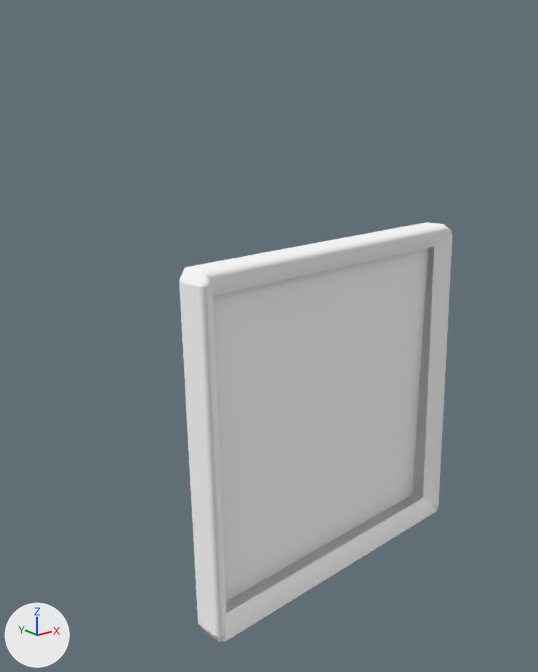
Before and after pictures for a commit that changed the glTF model public/scene.glb.
The view is the same before and after, from a 50 mm lens placed at (-5.23, -17.72, 6.67), pointed at (-0.12, -11.33, 4.11). The axes (+X, +Y, +Z) are drawn at lower left. The lights are the same throughout.

The scene before the commit, as lines of its bpy script (objects in view):
```python
me_object_0_001 = bpy.data.meshes.new('Object_0.001')
me_object_0_001.from_pydata([(-1.78, -3.47, -11.25), (1.78, -3.47, -11.25), (1.78, -7.0, -11.25), (-1.78, -7.0, -11.25)], [], [(0, 1, 2), (0, 2, 3)])
me_object_0_001.materials.append(mat_lambert2sg_001)  # white #ffffff
me_object_1_001 = bpy.data.meshes.new('Object_1.001')
me_object_1_001.from_pydata(...)  # 32 vertices, 58 faces; spans x -2.0..2.0, y -7.27..-3.2, z -11.39..-10.92
me_object_1_001.materials.append(mat_lambert3sg_001)  # white #ffffff
ob_object_2 = bpy.data.objects.new('Object_2', me_object_0_001)
ob_object_2.parent = ob_picture_frame_obj_cleaner_materialmerger_gles_001
ob_object_2.location = (-0.444, -8.43, -0.598)
ob_object_2.rotation_euler = (-0.00673, 0.0753, 3.134)  # degrees (-0.4, 4.3, 180)
ob_object_3 = bpy.data.objects.new('Object_3', me_object_1_001)
ob_object_3.parent = ob_picture_frame_obj_cleaner_materialmerger_gles_001
ob_object_3.location = (-0.442, -8.153, -0.593)
ob_object_3.rotation_euler = (0.0207, 0.0754, 3.135)  # degrees (1.2, 4.3, 180)
```
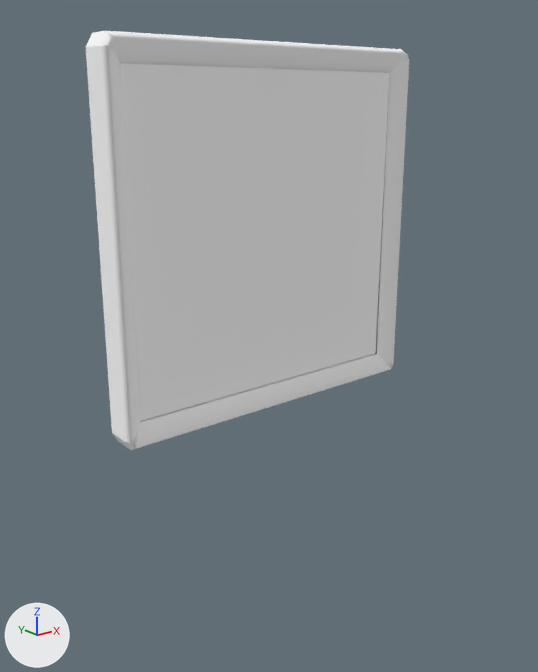
The change, as JSON lines over the scene's bpy script:
```json
{"op": "set", "path": "ob_object_2.location", "old": "(-0.444, -8.43, -0.598)", "new": "(-0.0135, -10.4, -22.54)"}
{"op": "set", "path": "ob_object_2.rotation_euler", "old": "(-0.00673, 0.0753, 3.134)", "new": "(-3.135, 0.0, 0.0)", "note": "degrees (-0.4, 4.3, 180) -> degrees (-180, 0, 0)"}
{"op": "set", "path": "ob_object_3.rotation_euler", "old": "(0.0207, 0.0754, 3.135)", "new": "(0.0, 0.0, 0.0)", "note": "degrees (1.2, 4.3, 180) -> degrees (0, 0, 0)"}
{"op": "set", "path": "ob_object_3.location", "old": "(-0.442, -8.153, -0.593)", "new": "(0.0, 0.0, 0.0)"}
```

Boxes (x1, y1, x2, y2) around the edits, measured in the pictures (538 x 672 px):
```json
{"object": "Object_2", "change": "moved, turned", "before": [213, 248, 428, 601], "after": [119, 63, 390, 421]}
{"object": "Object_3", "change": "moved, turned", "before": [179, 222, 453, 642], "after": [86, 31, 409, 450]}
```
